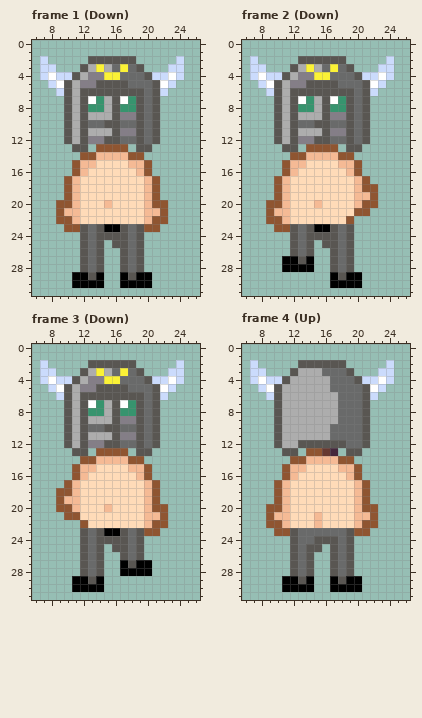
One commit to this pixel-art file: external/Human.ase. That is the earlier state.
32x32 pixels, 12 frames. Shown: frame 1 (Down): x 6..26, y 0..31; frame 2 (Down): x 6..26, y 0..31; frame 3 (Down): x 6..26, y 0..31; frame 4 (Up): x 6..26, y 0..31. The commit also changed other frames, which this record leaves out.
Now the later version:
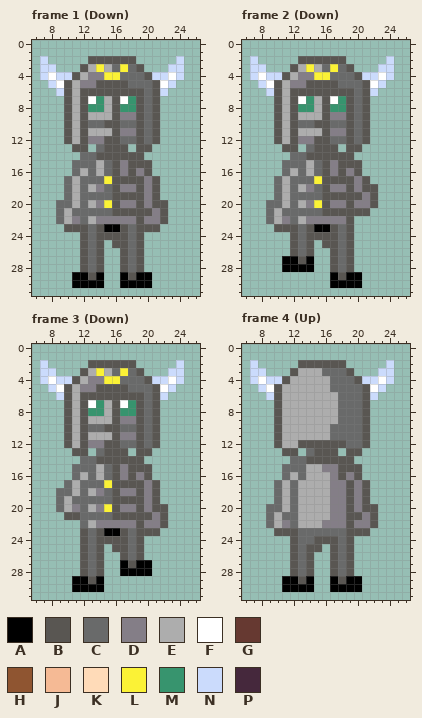
Palette (. is transparent): A #000000  B #595652  C #696a6a  D #847e87  E #adadad  F #ffffff  G #663931  H #8f5531  J #f5ba95  K #ffdbb8  L #fbf236  M #37946e  N #cbdbfc  P #45283c
Change:
layer "ClothTopB" now shown
--- frame 1 (Down), layer "ClothTopB"
@@ x 6..26 @@
 12 ....BEBDDBBCCBCB.....
-13 .....BB.HHHH.BB......
-14 ......HHJJJJHH.......
-15 .....HJJKKKKJJH......
-16 .....HJKKKKKKJH......
-17 ....HJKKKKKKKKJH.....
-18 ....HJKKKKKKKKJH.....
-19 ....HJKKKKKKKKJH.....
-20 ...HHJKKKJKKKKJHH....
-21 ...HJJKKKKKKKKJJH....
-22 ...HHJKKKKKKKKJHH....
-23 ....HHBCBAABCBHH.....
+13 .....BB.CBBB.BB......
+14 ......CCBBBBBB.......
+15 .....CCCECBDBBB......
+16 .....CECECBDBDB......
+17 ....CECCCLBBBBDB.....
+18 ....CECEDCBDDBDB.....
+19 ....CECCCCBBBBDB.....
+20 ...CCECEDLBDDBDBB....
+21 ...CECCCCCBBBBBDB....
+22 ...CEDCEDDDDDBDDB....
+23 ....BBBCBAABCBBB.....
 24 ......BCBBBBCB.......
--- frame 2 (Down), layer "ClothTopB"
@@ x 6..26 @@
 12 ....BEBDDBBCCBCB.....
-13 .....BB.HHHH.BB......
-14 ......HHJJJJHH.......
-15 .....HJJKKKKJJH......
-16 .....HJKKKKKKJH......
-17 ....HJKKKKKKKKJH.....
-18 ....HJKKKKKKKKJHH....
-19 ....HJKKKKKKKKJJH....
-20 ...HHJKKKJKKKKJHH....
-21 ...HJJKKKKKKKKHH.....
-22 ...HHJKKKKKKKH.......
-23 ....HHBCBAABCB.......
+13 .....BB.CBBB.BB......
+14 ......CCBBBBBB.......
+15 .....CCCECBDBBB......
+16 .....CECECBDBDB......
+17 ....CECCCLBBBBDB.....
+18 ....CECEDCBDDBDBB....
+19 ....CECCCCBBBBBDB....
+20 ...CCECEDLBDDBDDB....
+21 ...CECCCCCBBBBBB.....
+22 ...CEDCEDDDDDB.......
+23 ....BBBCBAABCB.......
 24 ......BCBBBBCB.......
--- frame 3 (Down), layer "ClothTopB"
@@ x 6..26 @@
 12 ....BEBDDBBCCBCB.....
-13 .....BB.HHHH.BB......
-14 ......HHJJJJHH.......
-15 .....HJJKKKKJJH......
-16 .....HJKKKKKKJH......
-17 ....HJKKKKKKKKJH.....
-18 ...HHJKKKKKKKKJH.....
-19 ...HJJKKKKKKKKJH.....
-20 ...HHJKKKJKKKKJHH....
-21 ....HHKKKKKKKKJJH....
-22 ......HKKKKKKKJHH....
-23 ......BCBAABCBHH.....
+13 .....BB.CBBB.BB......
+14 ......CCBBBBBB.......
+15 .....CCCECBDBBB......
+16 .....CECECBDBDB......
+17 ....CECCCLBBBBDB.....
+18 ...CCECEDCBDDBDB.....
+19 ...CECCCCCBBBBDB.....
+20 ...CEDCEDLBDDBDBB....
+21 ....BBCCCCBBBBBDB....
+22 ......CEDDDDDBDDB....
+23 ......BCBAABCBBB.....
 24 ......BCBBBBCB.......
--- frame 4 (Up), layer "ClothTopB"
@@ x 6..26 @@
 12 ....BEEBBBBBBCCB.....
-13 .....BB.HHGP.BB......
-14 ......HHJJJJHH.......
-15 .....HJJKKKKJJH......
-16 .....HJKKKKKKJH......
-17 ....HJKKKKKKKKJH.....
-18 ....HJKKKKKKKKJH.....
-19 ....HJKKKKKKKKJH.....
-20 ...HHJKKKKKKKKJHH....
-21 ...HJJKKKJKKKKJJH....
-22 ...HHJKKKJKKKKJHH....
-23 ....HHBCCCCCCBHH.....
+13 .....BB.CBBB.BB......
+14 ......CCBBBBBB.......
+15 .....CCCEEDDBBB......
+16 .....CECEEEDBDB......
+17 ....CECEEEEDDBDB.....
+18 ....CECEEEEDDBDB.....
+19 ....CECEEEEDDBDB.....
+20 ...CCECEEEEDDBDBB....
+21 ...CECCEEEEDDBBDB....
+22 ...CEDCEEEDDDBDDB....
+23 ....BBBCCCCCCBBB.....
 24 ......BCCBBBCB.......
Pixel boxes of the changes (left, top, right, bottom) in both pictures:
changed: (56, 144, 168, 232)
changed: (266, 144, 378, 232)
changed: (56, 448, 168, 536)
changed: (266, 448, 378, 536)
